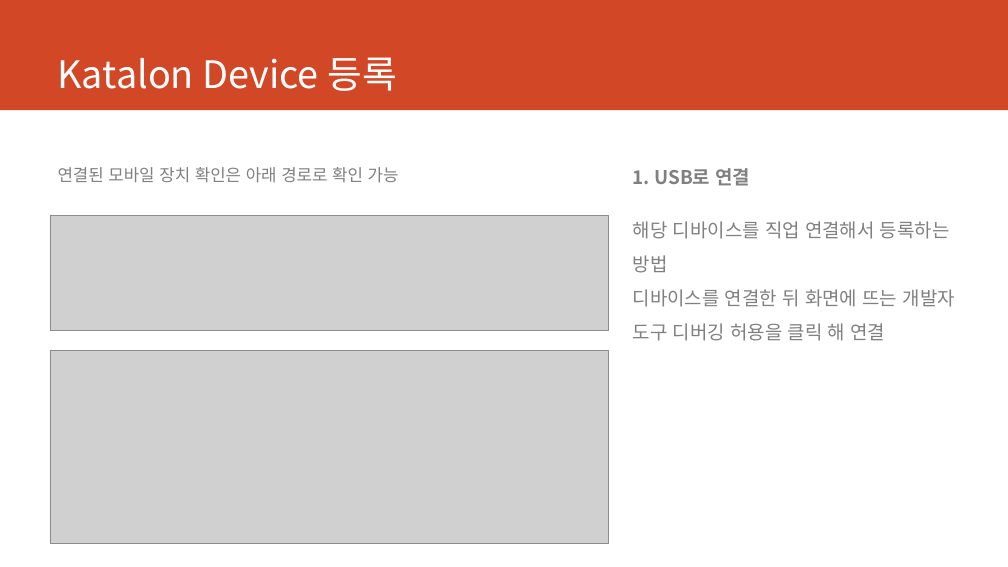
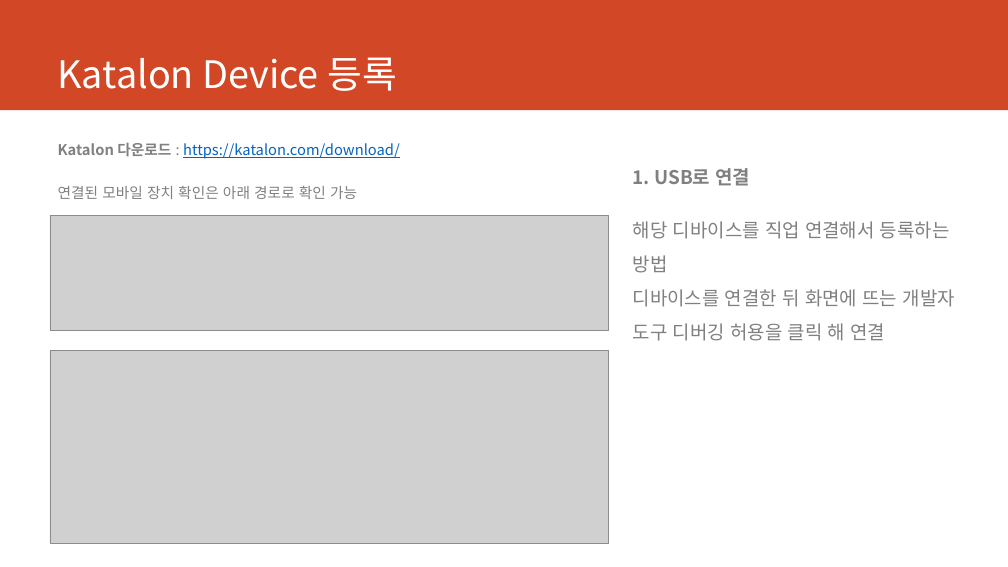
Before and after one commit to jykim240106/katalon, a slide deck: slide 8 of Katalon 설치 가이드.pptx. Drawn at 1008x567 pixels with LibreOffice and Linux fonts; fonts in the diff are those of the drawing; grey boxes stand for pictures. Boxes give left, top, right and bottom in pixels: in the first picture for what was removed or moved away, otherwise in the second. Text is boxed around its words. In the diff, an @@ line names an element or a change of style, - is before the commit and + after.

Commit message:
Update Katalon 설치 가이드.pptx
설치가이드.ppt - 수정

```diff
--- a/Katalon 설치 가이드.pptx
+++ b/Katalon 설치 가이드.pptx
@@ text "Katalon 다운로드 : https://katalon.com/download/": place and size @@
-text "Katalon 다운로드 : https://katalon.com/download/" at <box>58,167,399,182</box>
+text "Katalon 다운로드 : https://katalon.com/download/" at <box>58,142,400,199</box>
@@ text at <box>58,142,400,159</box>: paragraph added @@
+Katalon 다운로드 : https://katalon.com/download/
@@ text at <box>58,186,357,199</box>: size 16 to 14 pt in "연결된 모바일 장치 확인은 아래 경로로 확인 ..." @@
```
Also in this commit, not shown: 1 other slide changed.
